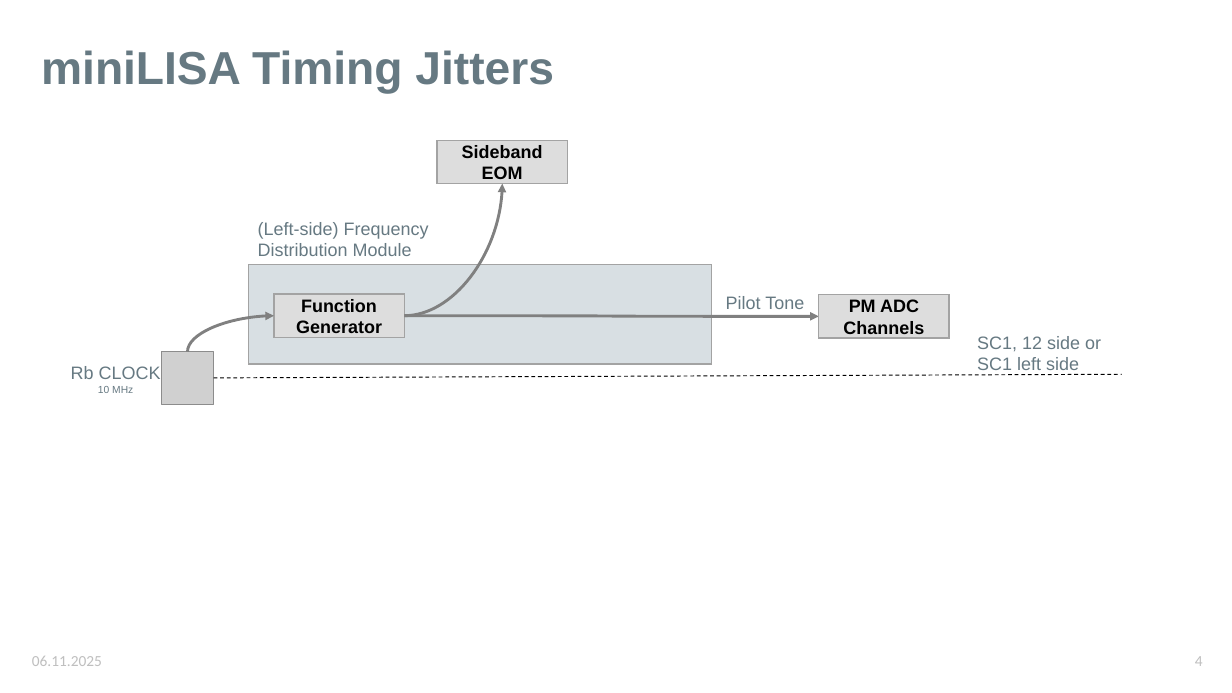
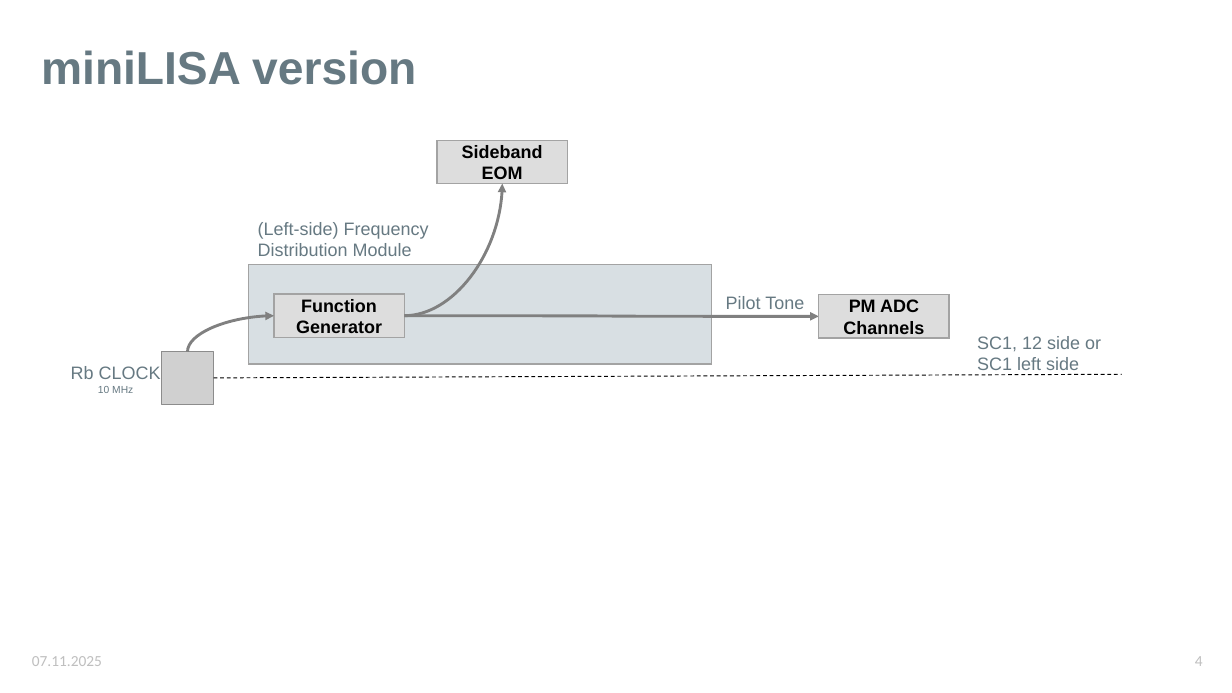
Before and after one commit to karinkruuse/Esitlused, a slide deck: slide 4 of frequency distribution.pptx. Drawn at 1232x693 pixels with LibreOffice and Linux fonts; fonts in the diff are those of the drawing; grey boxes stand for pictures. Boxes give left, top, right and bottom in pixels: in the first picture for what was removed or moved away, otherwise in the second. Text is boxed around its words. In the diff, an @@ line names an element or a change of style, - is before the commit and + after.

```diff
--- a/frequency distribution.pptx
+++ b/frequency distribution.pptx
@@ title at [41,50,416,85]: text changed @@
-miniLISA Timing Jitters
+miniLISA version
@@ text at [32,656,102,666]: text changed @@
-06.11.2025
+07.11.2025
```
Also in this commit, not shown: 5 other slides changed, 1 other file.
